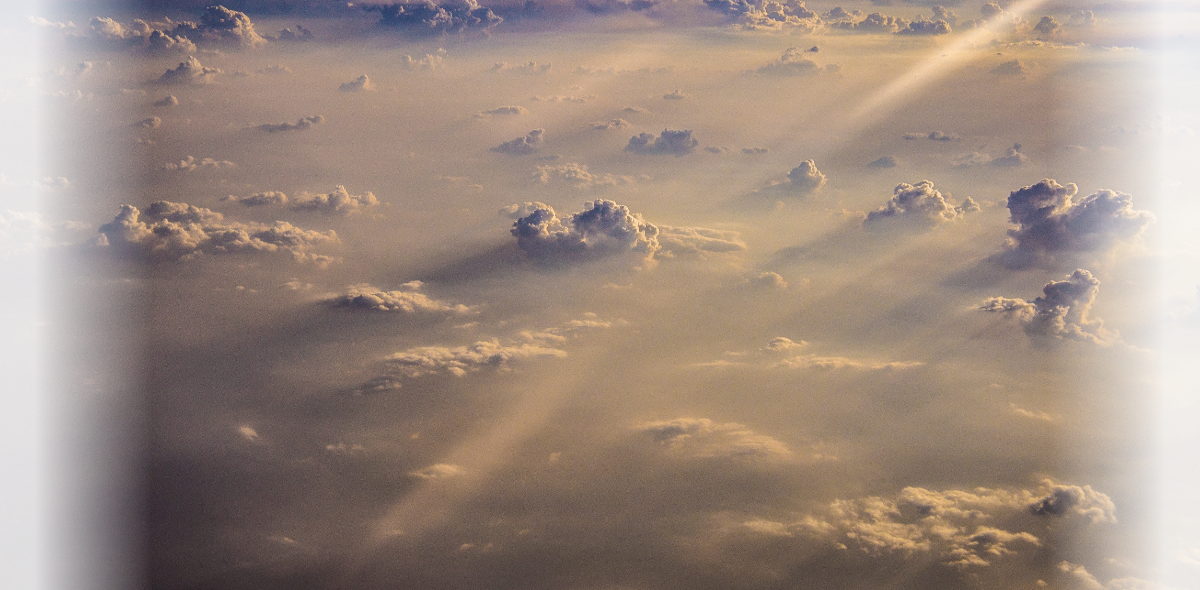
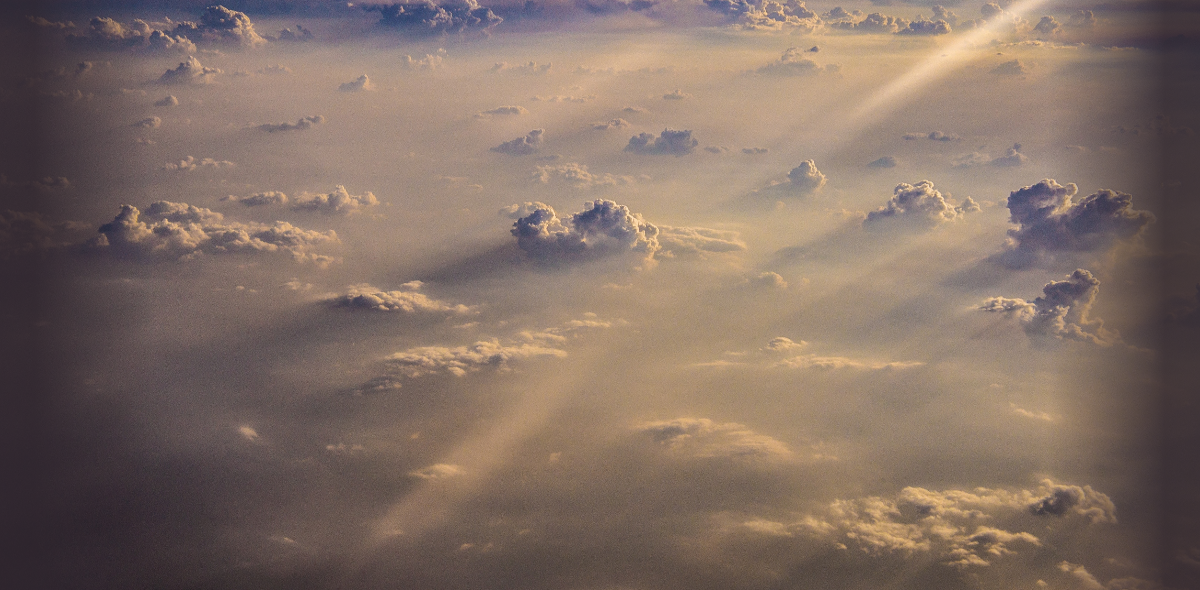
Layer changes from the first w=1200, h=590 image to the second:
added layer "Layer #1" over bbox(0, 0, 1200, 590)
